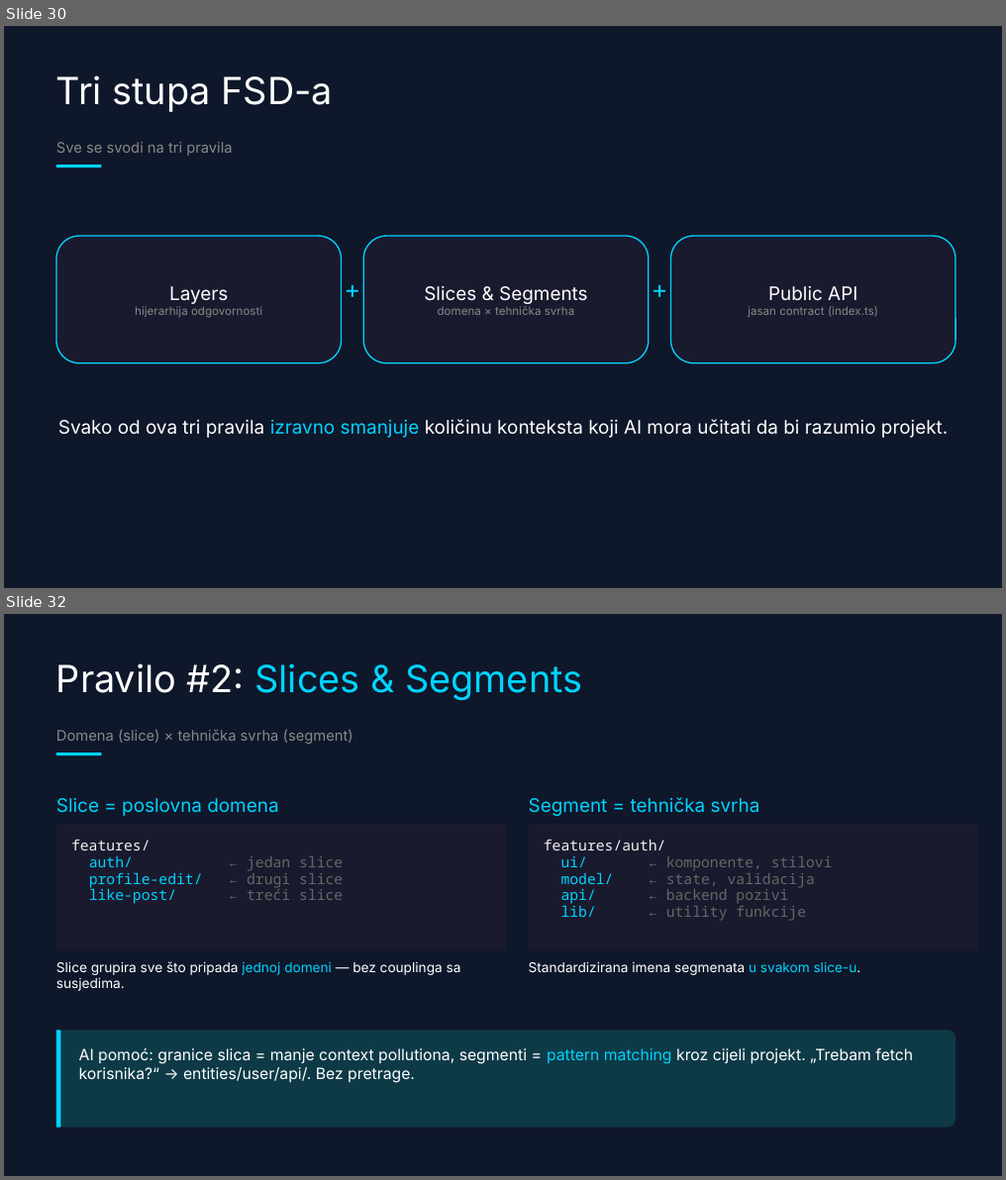
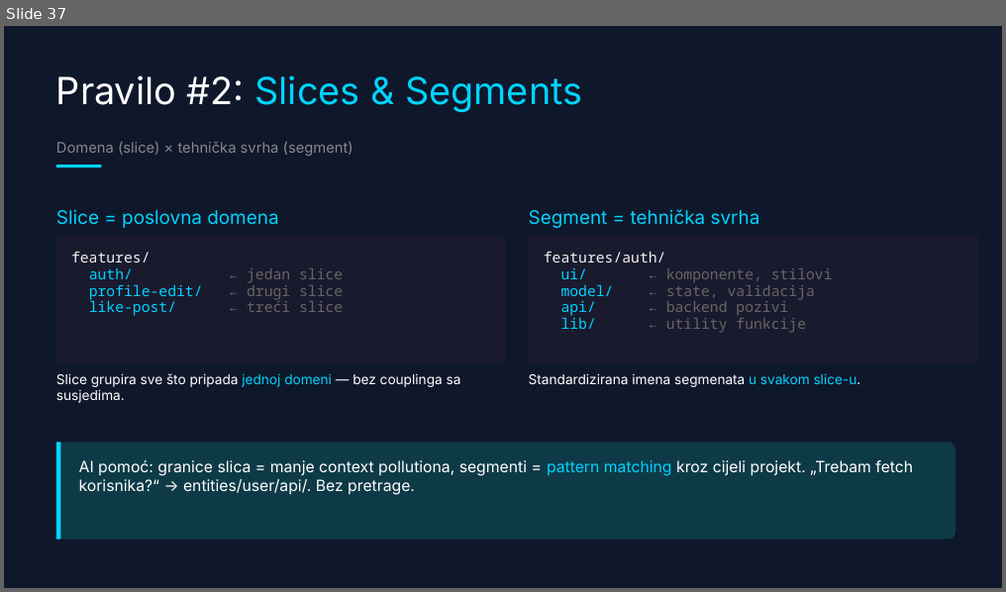
Before and after one commit to doksara/debug-presentation, a slide deck: frontend-arhitektura--dark-tech-with-fsd.pptx. Shown one above the other, each under a label of ours: slides 30 and 32 before the commit, slide 37 after it; the slides between them are not shown. The pictures are 1006x1180 and 1006x592 pixels, drawn with LibreOffice and Linux fonts; fonts in the diff are those of the drawing. Boxes give left, top, right and bottom in pixels: in the first picture for what was removed or moved away, otherwise in the second. Text is boxed around its words. In the diff, an @@ line names an element or a change of style, - is before the commit and + after.

```diff
--- a/frontend-arhitektura--dark-tech-with-fsd.pptx
+++ b/frontend-arhitektura--dark-tech-with-fsd.pptx
@@ slide 30 removed at [4,26,1002,588], background #0F172A @@
@@ text removed at [56,76,333,112] @@
-Tri stupa FSD-a
@@ text removed at [56,142,232,156] @@
-Sve se svodi na tri pravila
@@ rectangle removed at [56,165,101,168] @@
@@ rounded rectangle removed at [56,236,342,364] @@
@@ rounded rectangle removed at [363,236,648,364] @@
@@ rounded rectangle removed at [671,236,955,364] @@
@@ text removed at [135,286,262,318] @@
-Layers
-hijerarhija odgovornosti
@@ text removed at [342,274,363,303] @@
-+
@@ text removed at [424,286,587,315] @@
-Slices & Segments
-domena × tehnička svrha
@@ text removed at [648,274,671,303] @@
-+
@@ text removed at [747,286,878,317] @@
-Public API
-jasan contract (index.ts)
@@ text removed at [58,419,947,438] @@
-Svako od ova tri pravila izravno smanjuje količinu konteksta koji AI mora učitati da bi razumio projekt.
@@ what was slide 32 is now slide 37 @@
```
Also in this commit, not shown: 3 slides changed, 6 slides added, 4 other files.
